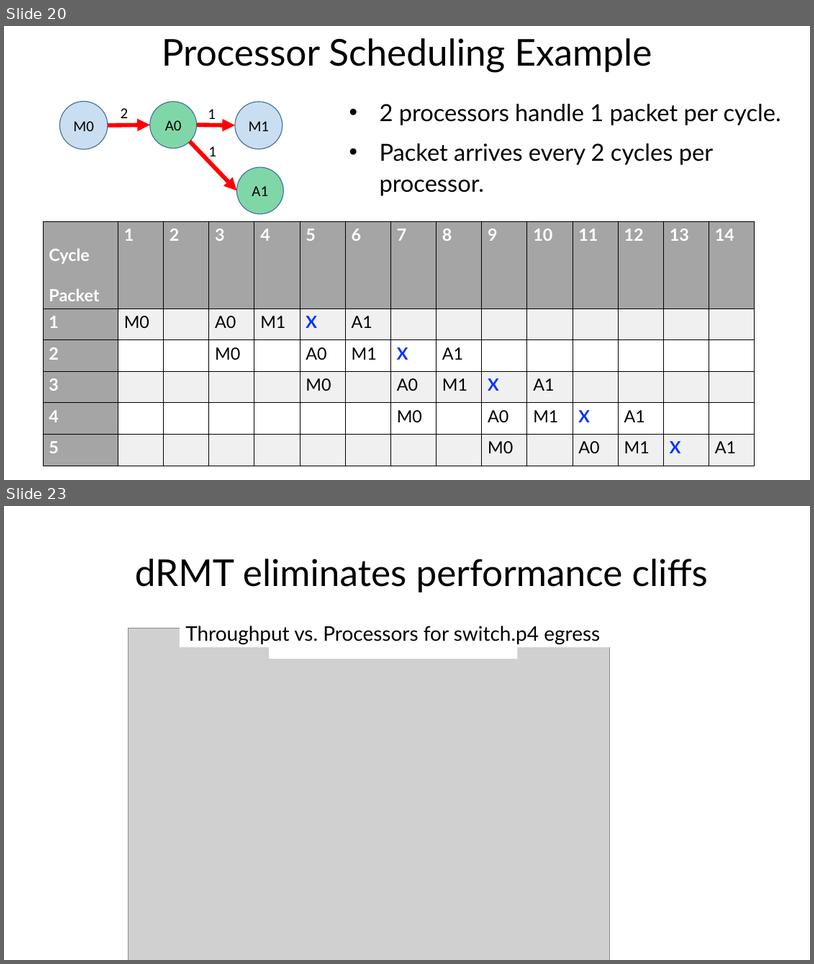
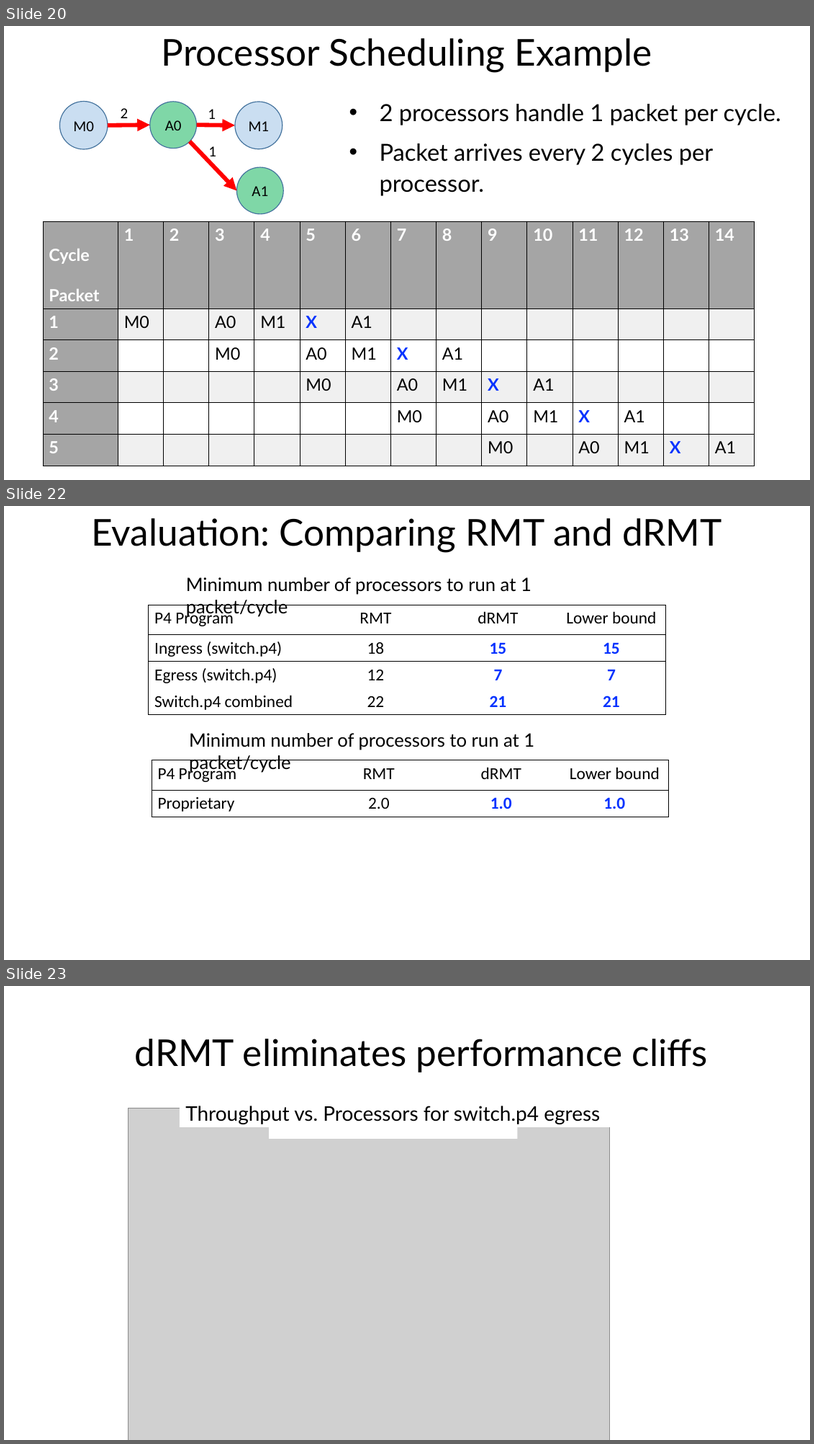
Before and after one commit to anirudhSK/drmt_talk, a slide deck: drmt_sigcomm.pptx. Shown one above the other, each under a label of ours: slides 20 and 23 before the commit, slides 20, 22 and 23 after it; the slides between them are not shown. The pictures are 814x964 and 814x1444 pixels, drawn with LibreOffice and Linux fonts; fonts in the diff are those of the drawing; grey boxes stand for pictures. Boxes give left, top, right and bottom in pixels: in the first picture for what was removed or moved away, otherwise in the second. Text is boxed around its words. In the diff, an @@ line names an element or a change of style, - is before the commit and + after.

```diff
--- a/drmt_sigcomm.pptx
+++ b/drmt_sigcomm.pptx
@@ slide 22 added at bbox=[4, 506, 810, 960], background #FFFFFF @@
@@ title added at bbox=[91, 518, 722, 553], 44 pt, text #000000 @@
+Evaluation: Comparing RMT and dRMT
@@ text added at bbox=[186, 577, 532, 617], 22 pt, text #000000 @@
+Minimum number of processors to run at 1 packet/cycle
@@ table added at bbox=[149, 605, 666, 715], 4 rows, 4 columns @@
+P4 Program | RMT | dRMT | Lower bound
+Ingress (switch.p4) | 18 | 15 | 15
+Egress (switch.p4) | 12 | 7 | 7
+Switch.p4 combined | 22 | 21 | 21
@@ text added at bbox=[189, 733, 535, 772], 22 pt, text #000000 @@
+Minimum number of processors to run at 1 packet/cycle
@@ table added at bbox=[152, 760, 669, 817], 2 rows, 4 columns @@
+P4 Program | RMT | dRMT | Lower bound
+Proprietary | 2.0 | 1.0 | 1.0
```
Also in this commit, not shown: 1 slide changed, 1 other slide added, 1 slide removed.
